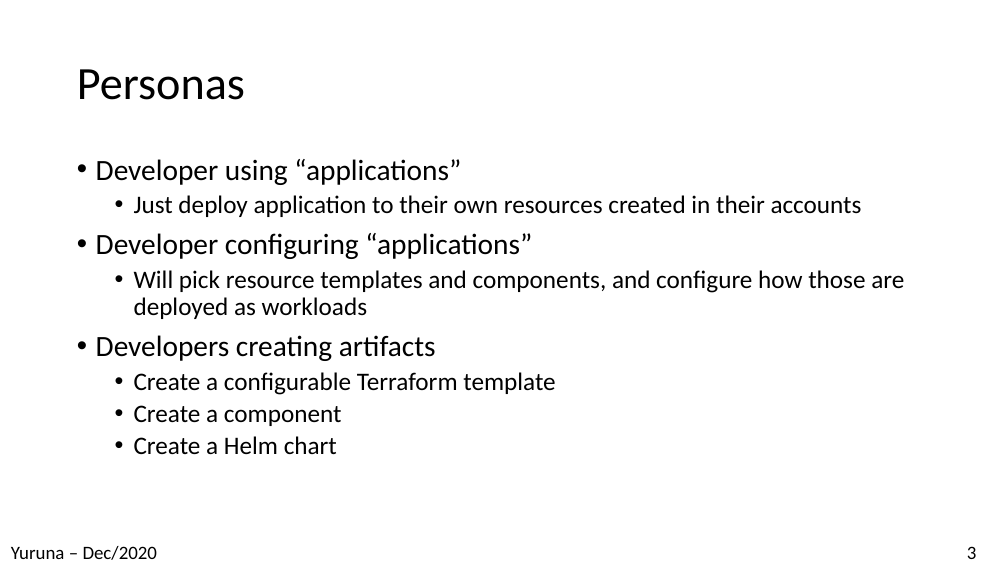
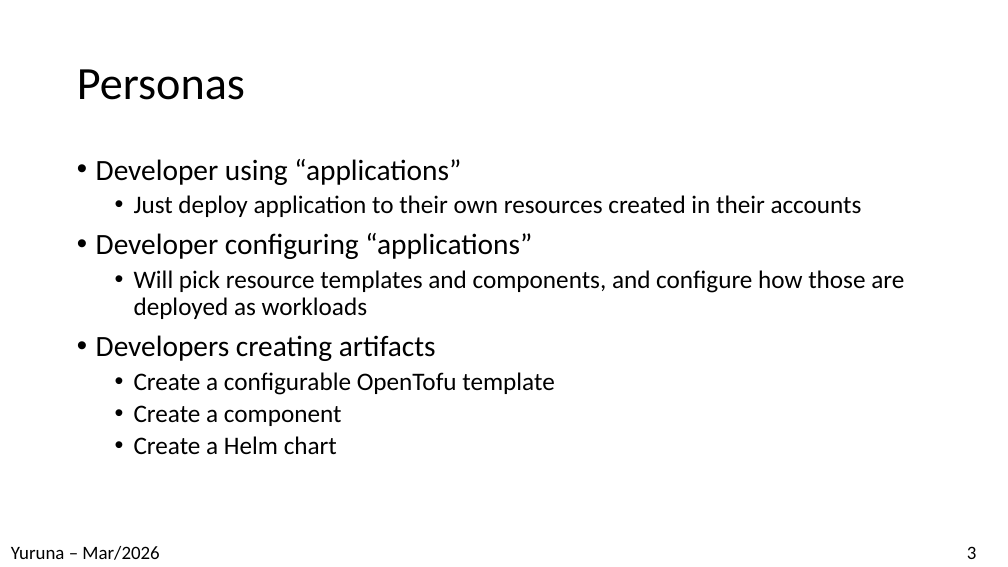
Before and after one commit to alissonsol/yuruna, a slide deck: slide 3 of docs/yuruna.pptx. Drawn at 1008x567 pixels with LibreOffice and Linux fonts; fonts in the diff are those of the drawing. Boxes give left, top, right and bottom in pixels: in the first picture for what was removed or moved away, otherwise in the second. Text is boxed around its words. In the diff, an @@ line names an element or a change of style, - is before the commit and + after.

```diff
--- a/docs/yuruna.pptx
+++ b/docs/yuruna.pptx
@@ text at [134,372,554,395]: text changed @@
-  • Create a configurable Terraform template
+  • Create a configurable OpenTofu template
@@ text at [11,546,159,560]: text changed @@
-Yuruna – Dec/2020
+Yuruna – Mar/2026
```
Also in this commit, not shown: 17 other slides changed, 7 other files.
